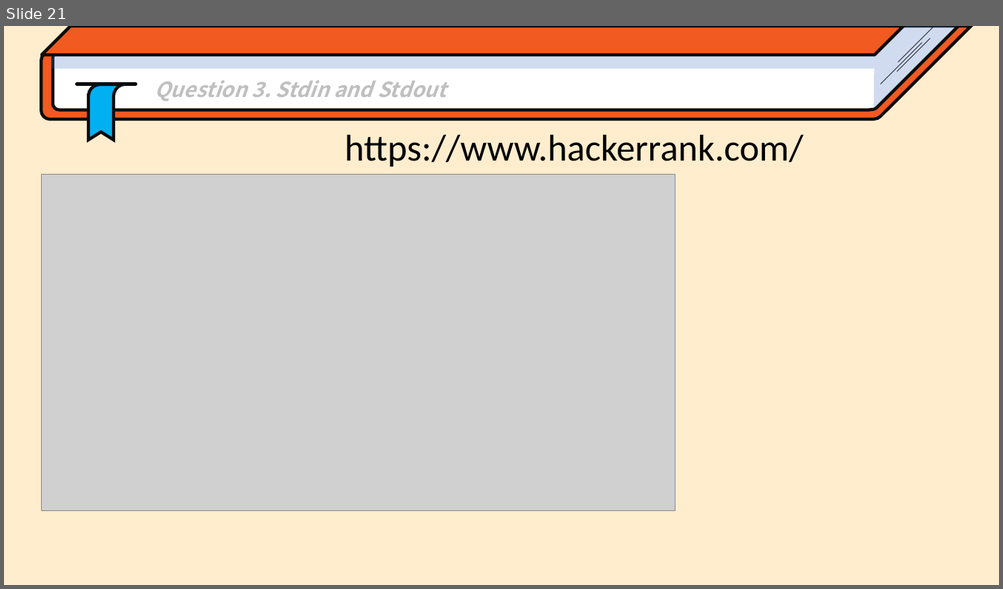
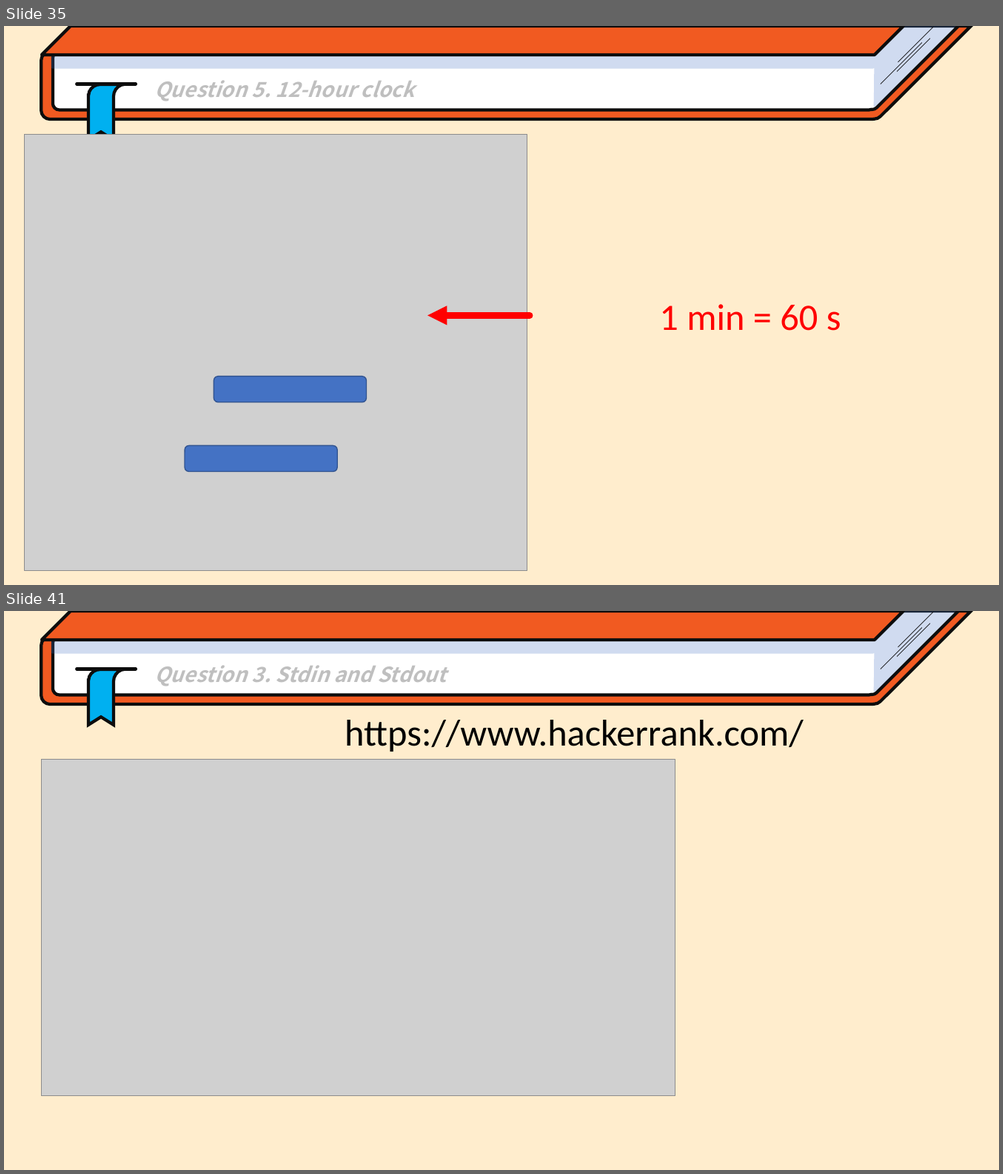
Before and after one commit to Park-Minjoo/ObjectOrientedProgramming_2023_JIU, a slide deck: Practice/Chap3/Chap3_If-statement.pptx. Shown one above the other, each under a label of ours: slide 21 before the commit, slides 35 and 41 after it; the slides between them are not shown. The pictures are 1003x589 and 1003x1174 pixels, drawn with LibreOffice and Linux fonts; fonts in the diff are those of the drawing; grey boxes stand for pictures. Boxes give left, top, right and bottom in pixels: in the first picture for what was removed or moved away, otherwise in the second. Text is boxed around its words. In the diff, an @@ line names an element or a change of style, - is before the commit and + after.

```diff
--- a/Practice/Chap3/Chap3_If-statement.pptx
+++ b/Practice/Chap3/Chap3_If-statement.pptx
@@ slide 35 added at (x1=4, y1=26, x2=999, y2=585), background #FFEDCD @@
@@ group added at (x1=41, y1=26, x2=971, y2=139): 4 freeform shapes, 4 lines, 1 parallelogram @@
@@ text added at (x1=154, y1=80, x2=415, y2=101), 20 pt, text #BFBFBF, bold, italic @@
+  Question 5. 12-hour clock
@@ picture added at (x1=24, y1=134, x2=528, y2=571) @@
@@ text added at (x1=659, y1=304, x2=841, y2=331), 36 pt, text #FF0000 @@
+1 min = 60 s
@@ arrow added from (529, 315) to (428, 315), #FF0000 6.25 pt @@
@@ rounded rectangle added at (x1=213, y1=377, x2=367, y2=403), fill #4472C4, outline #325491 1 pt @@
@@ rounded rectangle added at (x1=185, y1=446, x2=338, y2=472), fill #4472C4, outline #325491 1 pt @@
@@ what was slide 21 is now slide 41 @@
```
Also in this commit, not shown: 19 other slides added, 1 other file.
